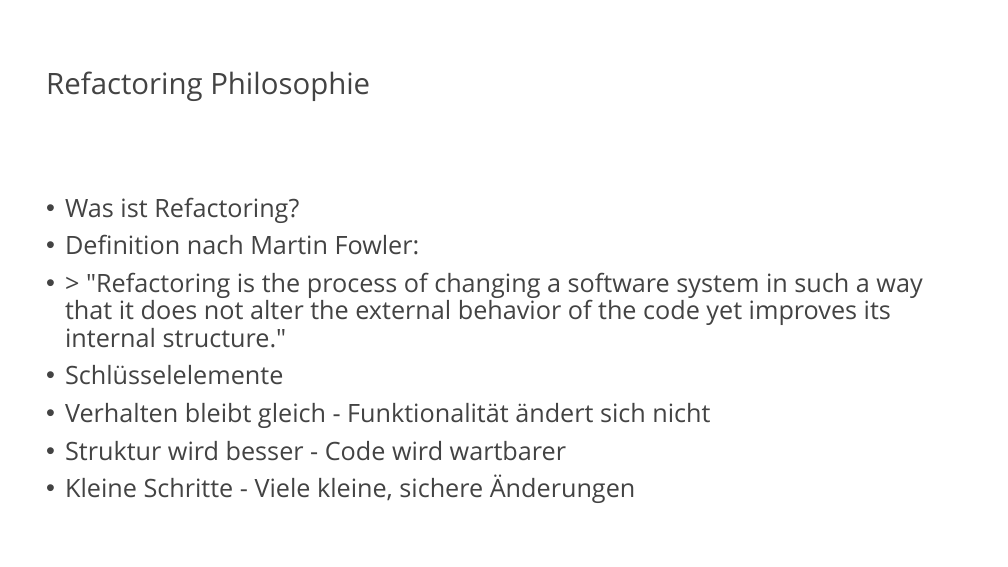
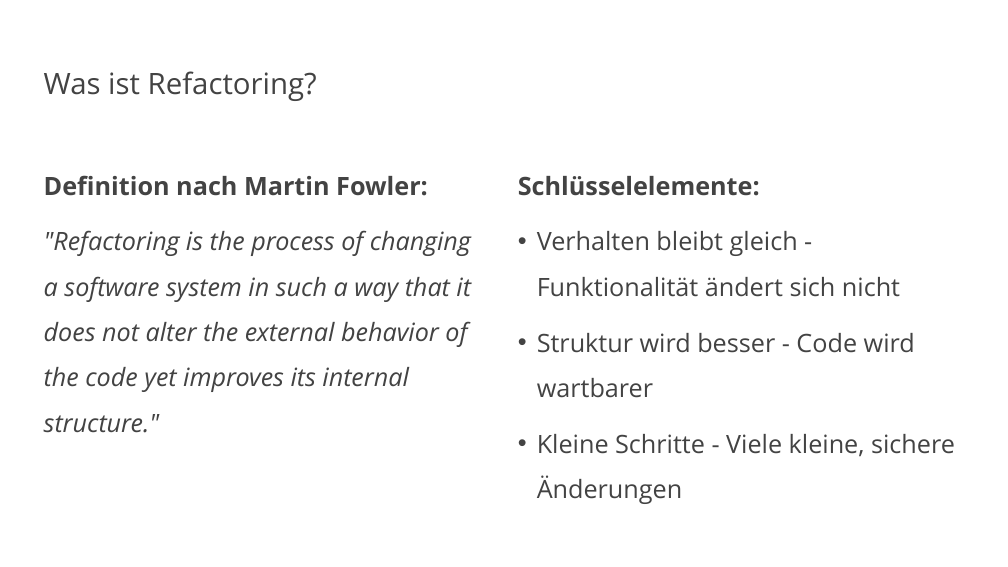
Before and after one commit to vanillacore-net/september-2025-telekom-training, a slide deck: slide 30 of presentations/powerpoint/intro-presentation.pptx (slide 24 before the commit). Drawn at 1008x567 pixels with LibreOffice and Linux fonts; fonts in the diff are those of the drawing; background and template pictures are left out. Boxes give left, top, right and bottom in pixels: in the first picture for what was removed or moved away, otherwise in the second. Text is boxed around its words. In the diff, an @@ line names an element or a change of style, - is before the commit and + after.

```diff
--- a/presentations/powerpoint/intro-presentation.pptx
+++ b/presentations/powerpoint/intro-presentation.pptx
@@ title at (x1=44, y1=71, x2=317, y2=101): text changed @@
-Refactoring Philosophie
+Was ist Refactoring?
@@ text at (x1=44, y1=175, x2=428, y2=196): bold on in "Definition nach Martin Fowler:"; bullet • to none; line spacing 0.9 to 1.5 @@
@@ text added at (x1=518, y1=176, x2=955, y2=504), 24 pt, text #434343 @@
+Schlüsselelemente:
+• Verhalten bleibt gleich - Funktionalität ändert sich nicht
+• Struktur wird besser - Code wird wartbarer
+• Kleine Schritte - Viele kleine, sichere Änderungen
@@ text at (x1=65, y1=197, x2=299, y2=223): paragraph removed @@
-• Was ist Refactoring?
@@ text at (x1=44, y1=230, x2=471, y2=433): text changed; italic on @@
-• > "Refactoring is the process of changing a software system in such a way that it does not alter the external behavior of the code yet improves its internal structure."
-• Schlüsselelemente
-• Verhalten bleibt gleich - Funktionalität ändert sich nicht
-• Struktur wird besser - Code wird wartbarer
-• Kleine Schritte - Viele kleine, sichere Änderungen
+"Refactoring is the process of changing a software system in such a way that it does not alter the external behavior of the code yet improves its internal structure."
```
Also in this commit, not shown: 27 other slides changed, 6 slides added, 1 slide removed, 11 other files.
